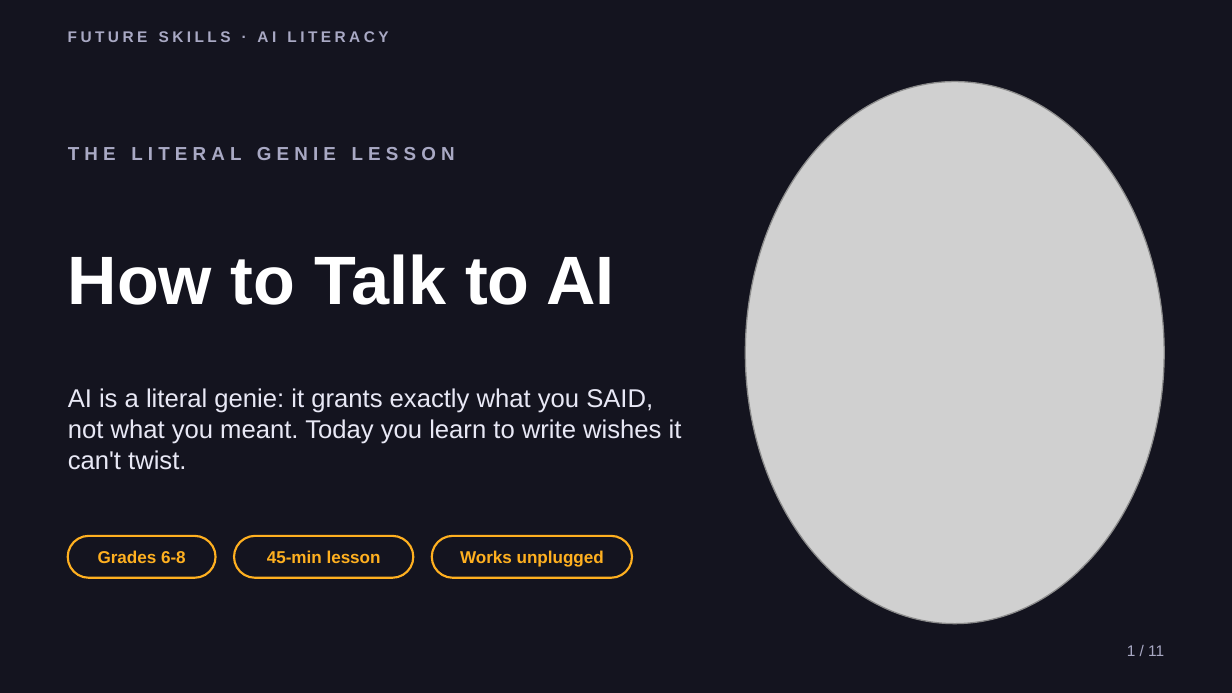
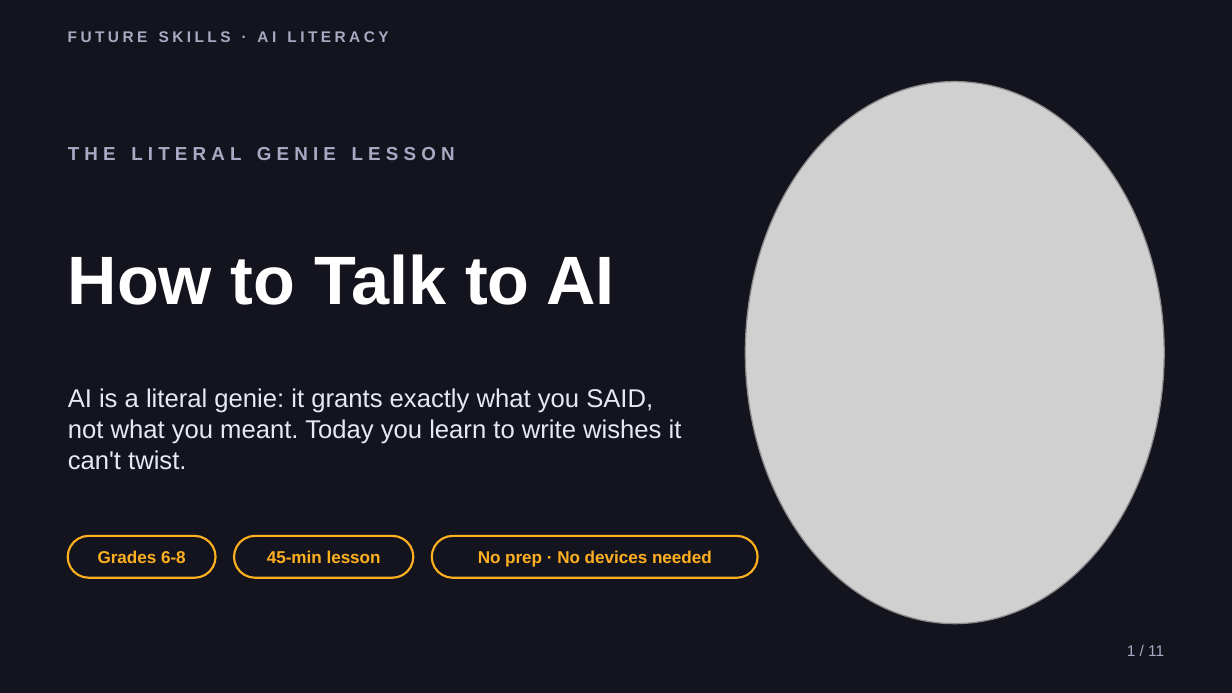
Before and after one commit to phiunit/tptphi, a slide deck: slide 1 of products/ai-prompting-101/dist/How to Talk to AI - Slides.pptx. Drawn at 1232x693 pixels with LibreOffice and Linux fonts; fonts in the diff are those of the drawing; grey boxes stand for pictures. Boxes give left, top, right and bottom in pixels: in the first picture for what was removed or moved away, otherwise in the second. Text is boxed around its words. In the diff, an @@ line names an element or a change of style, - is before the commit and + after.

```diff
--- a/products/ai-prompting-101/dist/How to Talk to AI - Slides.pptx
+++ b/products/ai-prompting-101/dist/How to Talk to AI - Slides.pptx
@@ rounded rectangle resized from (x1=431, y1=536, x2=631, y2=578) to (x1=431, y1=536, x2=758, y2=578) @@
@@ text at (x1=478, y1=550, x2=712, y2=567): text changed @@
-Works unplugged
+No prep · No devices needed
```
Also in this commit, not shown: 8 other slides changed, 31 other files.
